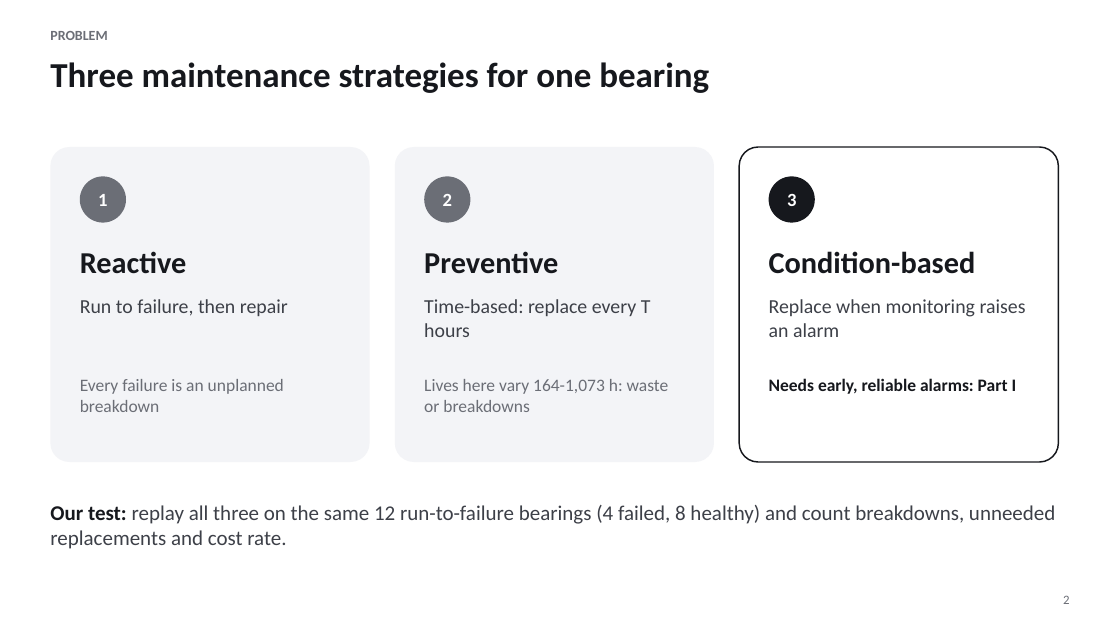
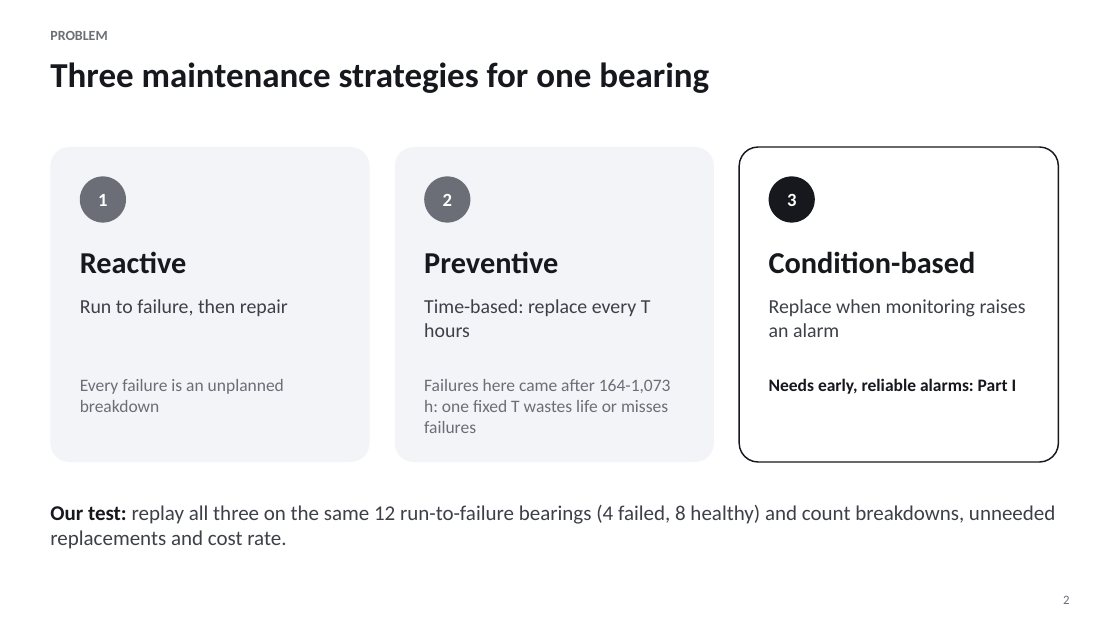
Before and after one commit to Adrian-Jotham/AISmartFactory, a slide deck: slide 2 of predictive_maintenance_part2.pptx. Drawn at 1120x630 pixels with LibreOffice and Linux fonts; fonts in the diff are those of the drawing. Boxes give left, top, right and bottom in pixels: in the first picture for what was removed or moved away, otherwise in the second. Text is boxed around its words. In the diff, an @@ line names an element or a change of style, - is before the commit and + after.

```diff
--- a/predictive_maintenance_part2.pptx
+++ b/predictive_maintenance_part2.pptx
@@ text at [424,379,671,433]: text changed @@
-Lives here vary 164-1,073 h: waste or breakdowns
+Failures here came after 164-1,073 h: one fixed T wastes life or misses failures
```
Also in this commit, not shown: 11 other slides changed, 1 slide added, 23 other files.
